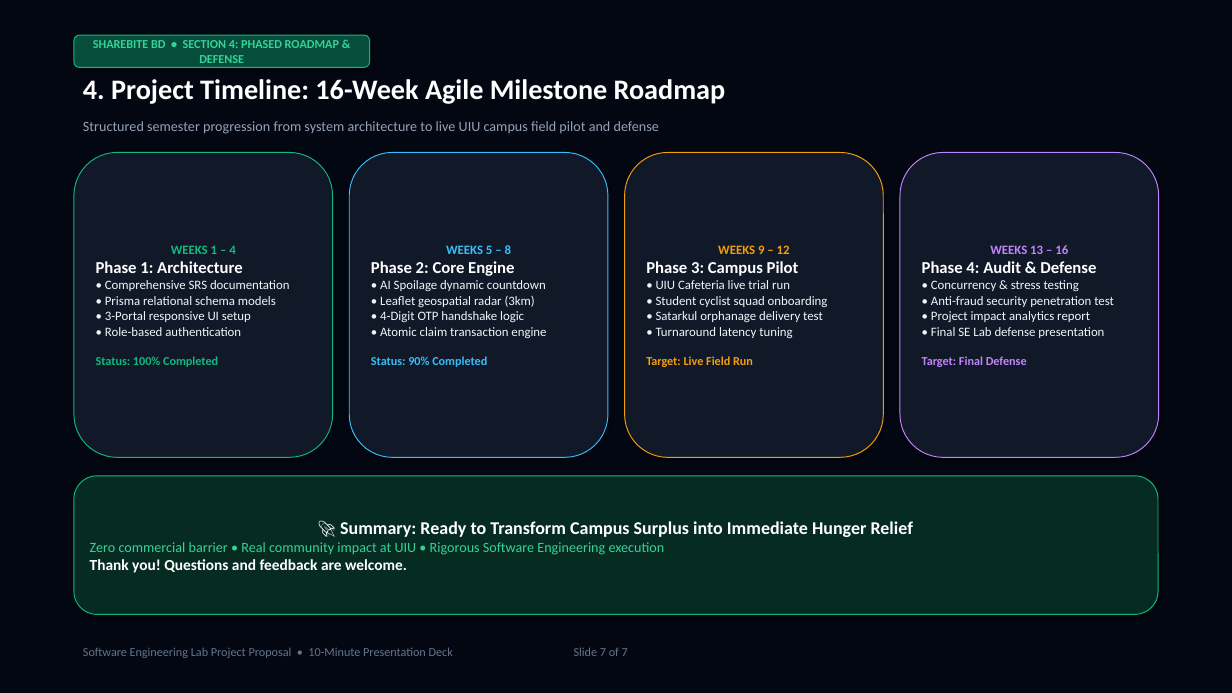
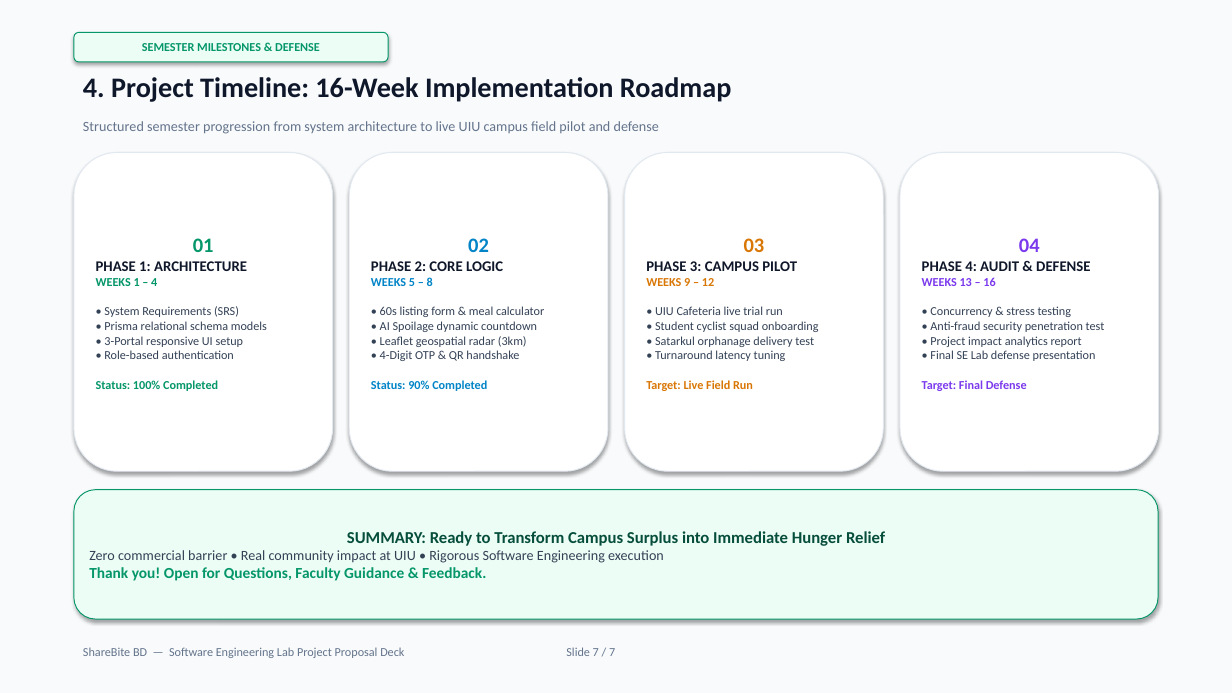
Before and after one commit to mahamudul-hasan7/shearbitebd, a slide deck: slide 7 of ShareBite_BD_SE_Lab_Presentation.pptx. Drawn at 1232x693 pixels with LibreOffice and Linux fonts; fonts in the diff are those of the drawing. Boxes give left, top, right and bottom in pixels: in the first picture for what was removed or moved away, otherwise in the second. Text is boxed around its words. In the diff, an @@ line names an element or a change of style, - is before the commit and + after.

Commit message:
feat(presentation): redesign slides into clean academic structured format matching user reference

```diff
--- a/ShareBite_BD_SE_Lab_Presentation.pptx
+++ b/ShareBite_BD_SE_Lab_Presentation.pptx
@@ rectangle at [0,0,1232,693]: fill #030712 to #F8FAFC @@
@@ rounded rectangle "SEMESTER MILESTONES & DEFENSE": place and size @@
-rounded rectangle "SEMESTER MILESTONES & DEFENSE" at [74,35,370,67]
+rounded rectangle "SEMESTER MILESTONES & DEFENSE" at [74,32,388,62]
@@ rounded rectangle "SEMESTER MILESTONES & DEFENSE" at [74,32,388,62]: fill #064E3B to #ECFDF5; outline #10B981 0.75 pt to #059669 0.75 pt @@
@@ text in rounded rectangle at [142,43,320,51]: text changed; text colour #34D399 to #059669 @@
-SHAREBITE BD • SECTION 4: PHASED ROADMAP & DEFENSE
+SEMESTER MILESTONES & DEFENSE
@@ text at [83,77,732,102]: text changed; text colour #FFFFFF to #0F172A @@
-4. Project Timeline: 16-Week Agile Milestone Roadmap
+4. Project Timeline: 16-Week Implementation Roadmap
@@ text "Structured semester progression from system ..." at [83,121,659,134]: text colour #94A3B8 to #64748B @@
@@ rounded rectangle "01": place and size @@
-rounded rectangle "01" at [74,152,333,457]
+rounded rectangle "01" at [74,152,333,471]
@@ rounded rectangle "01" at [74,152,333,471]: fill #111827 to #FFFFFF; outline #10B981 0.75 pt to #E2E8F0 0.75 pt @@
@@ rounded rectangle "02": place and size @@
-rounded rectangle "02" at [349,152,608,457]
+rounded rectangle "02" at [349,152,608,471]
@@ rounded rectangle "02" at [349,152,608,471]: fill #111827 to #FFFFFF; outline #38BDF8 0.75 pt to #E2E8F0 0.75 pt @@
@@ rounded rectangle "03": place and size @@
-rounded rectangle "03" at [625,152,884,457]
+rounded rectangle "03" at [625,152,884,471]
@@ rounded rectangle "03" at [625,152,884,471]: fill #111827 to #FFFFFF; outline #F59E0B 0.75 pt to #E2E8F0 0.75 pt @@
@@ rounded rectangle "04": place and size @@
-rounded rectangle "04" at [900,152,1159,457]
+rounded rectangle "04" at [900,152,1159,471]
@@ rounded rectangle "04" at [900,152,1159,471]: fill #111827 to #FFFFFF; outline #C084FC 0.75 pt to #E2E8F0 0.75 pt @@
@@ text in rounded rectangle at [96,238,247,271]: paragraphs added @@
+01
+PHASE 1: ARCHITECTURE
@@ text in rounded rectangle at [371,238,503,271]: paragraphs added @@
+02
+PHASE 2: CORE LOGIC
@@ text in rounded rectangle at [646,238,797,271]: paragraphs added @@
+03
+PHASE 3: CAMPUS PILOT
@@ text in rounded rectangle at [922,238,1090,271]: paragraphs added @@
+04
+PHASE 4: AUDIT & DEFENSE
@@ text in rounded rectangle at [646,261,799,276]: paragraph removed @@
-Phase 3: Campus Pilot
@@ text in rounded rectangle at [922,261,1027,365]: paragraph removed @@
-Phase 4: Audit & Defense
@@ text in rounded rectangle at [104,306,267,359]: text changed; size 10 to 9.5 pt; text colour #F1F5F9 to #334155 @@
-Phase 1: Architecture
-• Comprehensive SRS documentation
-• Prisma relational schema models
-• 3-Portal responsive UI setup
-• Role-based authentication
+• System Requirements (SRS)
+• Prisma relational schema models
+• 3-Portal responsive UI setup
+• Role-based authentication
@@ text in rounded rectangle at [380,306,544,361]: text changed; size 10 to 9.5 pt; text colour #F1F5F9 to #334155 @@
-Phase 2: Core Engine
-• AI Spoilage dynamic countdown
-• Leaflet geospatial radar (3km)
-• 4-Digit OTP handshake logic
-• Atomic claim transaction engine
+• 60s listing form & meal calculator
+• AI Spoilage dynamic countdown
+• Leaflet geospatial radar (3km)
+• 4-Digit OTP & QR handshake
@@ text in rounded rectangle at [646,306,819,391]: size 10 to 9.5 pt in "WEEKS 9 – 12", "• UIU Cafeteria live trial run • ..."; text colour #F59E0B to #D97706 in "WEEKS 9 – 12", "Target: Live Field Run"; text colour #F1F5F9 to #334155 in "• UIU Cafeteria live trial run • ..."; alignment centre to left @@
@@ text in rounded rectangle at [922,306,1105,391]: size 10 to 9.5 pt in "WEEKS 13 – 16", "• Concurrency & stress testing • Anti-fraud ..."; text colour #C084FC to #7C3AED in "WEEKS 13 – 16", "Target: Final Defense"; text colour #F1F5F9 to #334155 in "• Concurrency & stress testing • Anti-fraud ..."; alignment centre to left @@
@@ text in rounded rectangle at [96,380,218,391]: size 10 to 9.5 pt in "WEEKS 1 – 4"; text colour #10B981 to #059669 in "WEEKS 1 – 4", "Status: 100% Completed"; alignment centre to left @@
@@ text in rounded rectangle at [371,380,487,391]: size 10 to 9.5 pt in "WEEKS 5 – 8"; text colour #38BDF8 to #0284C7 in "WEEKS 5 – 8", "Status: 90% Completed"; alignment centre to left @@
@@ rounded rectangle "SUMMARY: Ready to Transform Campus ...": place and size @@
-rounded rectangle "SUMMARY: Ready to Transform Campus ..." at [74,476,1158,615]
+rounded rectangle "SUMMARY: Ready to Transform Campus ..." at [74,490,1158,619]
@@ rounded rectangle "SUMMARY: Ready to Transform Campus ..." at [74,490,1158,619]: fill #062C22 to #ECFDF5; outline #10B981 0.75 pt to #059669 0.75 pt @@
@@ text in rounded rectangle at [347,531,885,546]: text changed; size 14 to 13 pt; text colour #FFFFFF to #064E3B @@
-🚀 Summary: Ready to Transform Campus Surplus into Immediate Hunger Relief
+SUMMARY: Ready to Transform Campus Surplus into Immediate Hunger Relief
@@ text in rounded rectangle at [89,567,486,581]: text changed; text colour #FFFFFF to #059669 @@
-Thank you! Questions and feedback are welcome.
+Thank you! Open for Questions, Faculty Guidance & Feedback.
@@ text in rounded rectangle at [89,550,664,563]: text colour #34D399 to #334155 in "Zero commercial barrier • Real community impact ..." @@
@@ text at [83,647,615,658]: text changed @@
-Software Engineering Lab Project Proposal • 10-Minute Presentation Deck Slide 7 of 7
+ShareBite BD — Software Engineering Lab Project Proposal Deck Slide 7 / 7
```
Also in this commit, not shown: 6 other slides changed, 4 other files.
